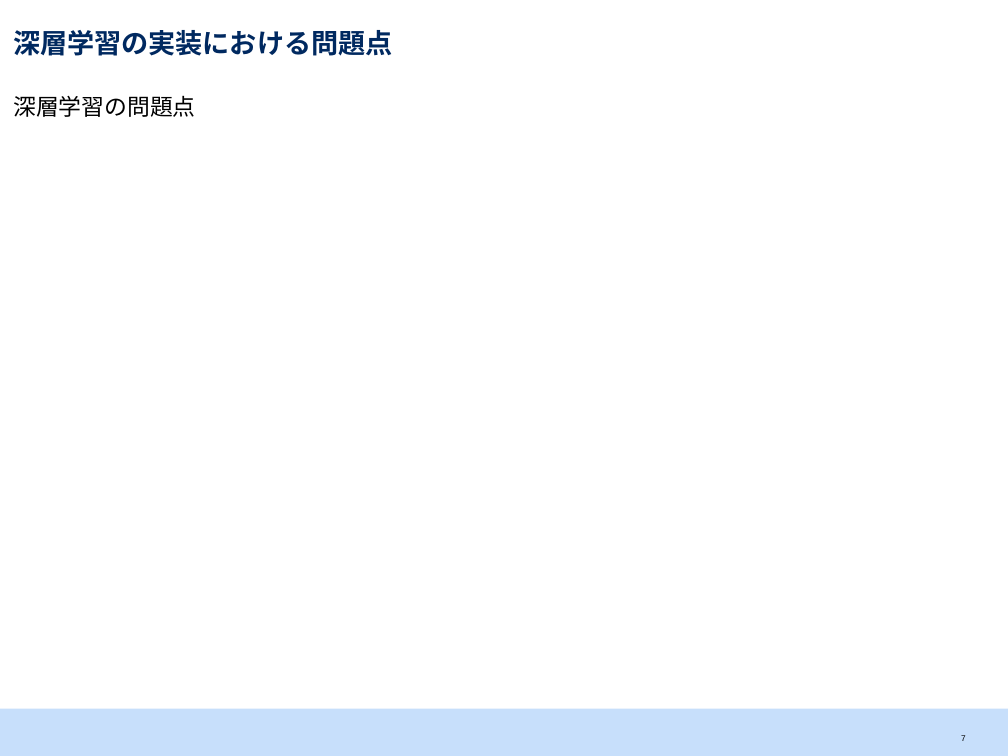
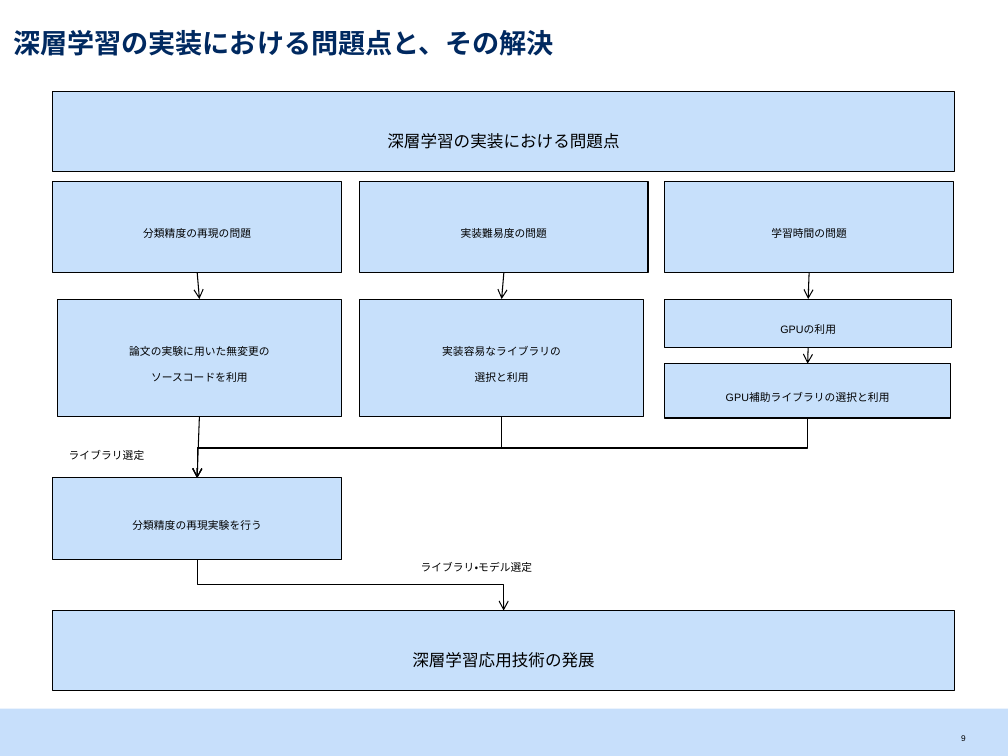
Before and after one commit to srtk/sotsuron, a slide deck: slide 10 of doc/sotsuron_defense/bd.pptx (slide 8 before the commit). Drawn at 1008x756 pixels with LibreOffice and Linux fonts; fonts in the diff are those of the drawing. Boxes give left, top, right and bottom in pixels: in the first picture for what was removed or moved away, otherwise in the second. Text is boxed around its words. In the diff, an @@ line names an element or a change of style, - is before the commit and + after.

```diff
--- a/doc/sotsuron_defense/bd.pptx
+++ b/doc/sotsuron_defense/bd.pptx
@@ title at [13, 30, 553, 56]: text changed @@
-深層学習の実装における問題点
+深層学習の実装における問題点と、その解決
@@ rectangle "深層学習の実装における問題点": place and size @@
-rectangle "深層学習の実装における問題点" at [13, 95, 195, 117]
+rectangle "深層学習の実装における問題点" at [52, 92, 955, 171]
@@ rectangle "深層学習の実装における問題点" at [52, 92, 955, 171]: vertical alignment top to middle; fill none to #C7E0FB; outline none to #000000 0.75 pt @@
@@ text in rectangle at [387, 133, 619, 149]: text changed; size 16 to 20 pt @@
-深層学習の問題点
+深層学習の実装における問題点
@@ rectangle added at [53, 182, 341, 273], fill #C7E0FB, outline #000000 0.75 pt, 13 pt, text #000000 @@
+分類精度の再現の問題
@@ rectangle added at [360, 182, 648, 273], fill #C7E0FB, outline #000000 0.75 pt, 13 pt, text #000000 @@
+実装難易度の問題
@@ rectangle added at [665, 182, 953, 273], fill #C7E0FB, outline #000000 0.75 pt, 13 pt, text #000000 @@
+学習時間の問題
@@ rectangle added at [58, 299, 341, 417], fill #C7E0FB, outline #000000 0.75 pt, 13 pt, text #000000 @@
+論文の実験に用いた無変更の
+ソースコードを利用
@@ arrow added from (197, 273) to (200, 299), #000000 0.75 pt @@
@@ rectangle added at [360, 299, 644, 417], fill #C7E0FB, outline #000000 0.75 pt, 13 pt, text #000000 @@
+実装容易なライブラリの
+選択と利用
@@ arrow added from (504, 273) to (502, 299), #000000 0.75 pt @@
@@ rectangle added at [664, 299, 951, 348], fill #C7E0FB, outline #000000 0.75 pt, 13 pt, text #000000 @@
+GPUの利用
@@ arrow added from (809, 273) to (808, 299), #000000 0.75 pt @@
@@ arrow added from (808, 348) to (807, 364), #000000 0.75 pt @@
@@ rectangle added at [665, 364, 950, 419], fill #C7E0FB, outline #000000 0.75 pt, 13 pt, text #000000 @@
+GPU補助ライブラリの選択と利用
@@ elbow arrow added from (502, 417) to (197, 478), #000000 0.75 pt @@
@@ elbow arrow added from (807, 418) to (197, 478), #000000 0.75 pt @@
@@ arrow added from (200, 417) to (197, 478), #000000 0.75 pt @@
@@ rectangle added at [53, 478, 341, 560], fill #C7E0FB, outline #000000 0.75 pt, 13 pt, text #000000 @@
+分類精度の再現実験を行う
@@ text added at [69, 450, 145, 460], 13 pt, text #000000 @@
+ライブラリ選定
@@ elbow arrow added from (197, 560) to (504, 611), #000000 0.75 pt @@
@@ text added at [421, 562, 533, 572], 13 pt, text #000000 @@
+ライブラリ・モデル選定
@@ rectangle added at [52, 611, 955, 690], fill #C7E0FB, outline #000000 0.75 pt, 20 pt, text #000000 @@
+深層学習応用技術の発展
@@ page number at [961, 735, 966, 741]: text changed @@
-7
+9
```
Also in this commit, not shown: 11 other slides changed, 7 slides added, 3 slides removed, 1 other file.
